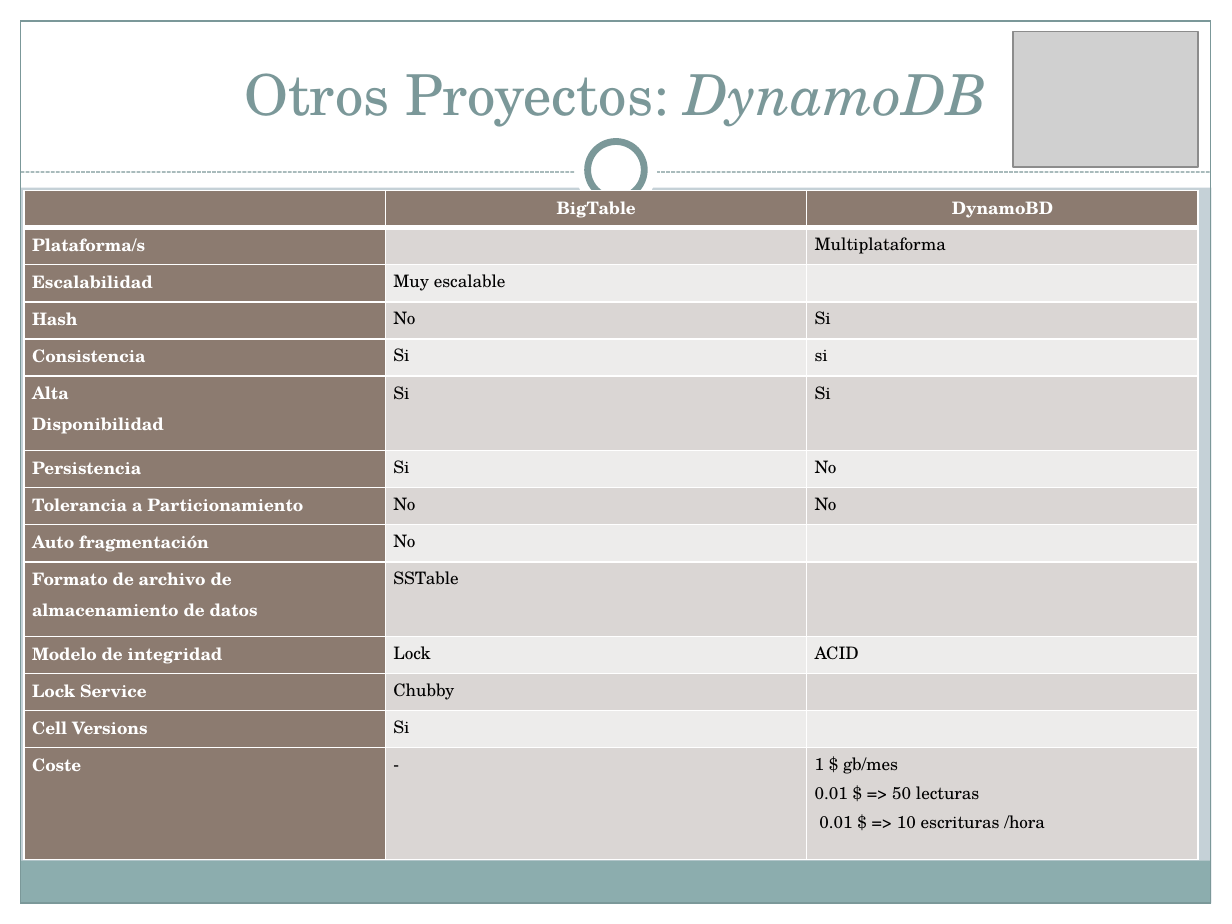
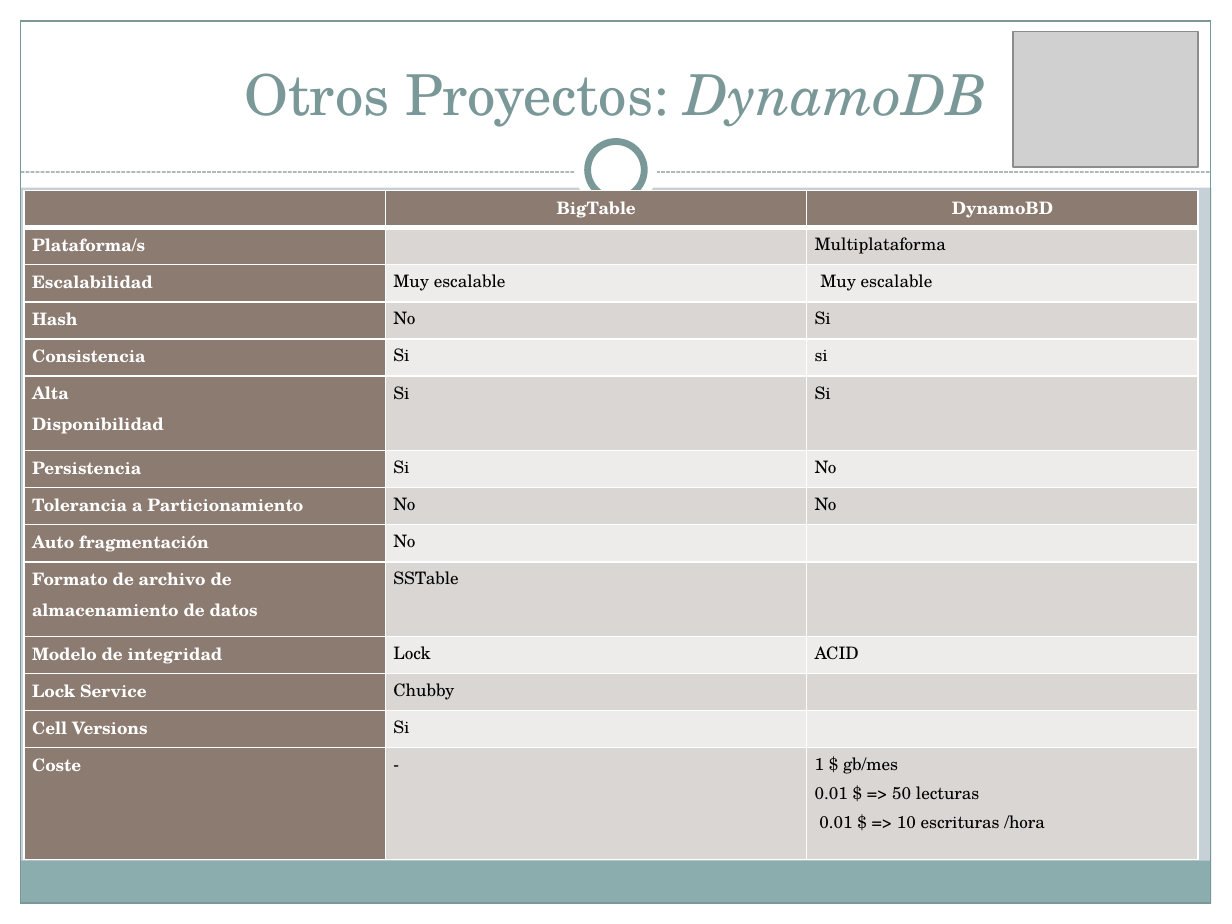
Before and after one commit to Transistores-de-silicio/Trabajo-MABD, a slide deck: slide 35 of BigTable.pptx. Drawn at 1232x924 pixels with LibreOffice and Linux fonts; fonts in the diff are those of the drawing; grey boxes stand for pictures. Boxes give left, top, right and bottom in pixels: in the first picture for what was removed or moved away, otherwise in the second. Text is boxed around its words. In the diff, an @@ line names an element or a change of style, - is before the commit and + after.

```diff
--- a/BigTable.pptx
+++ b/BigTable.pptx
@@ table at [25,191,1199,860] @@
-row 3, column 3: 
+row 3, column 3: Muy escalable
```
Also in this commit, not shown: 1 other slide changed.
